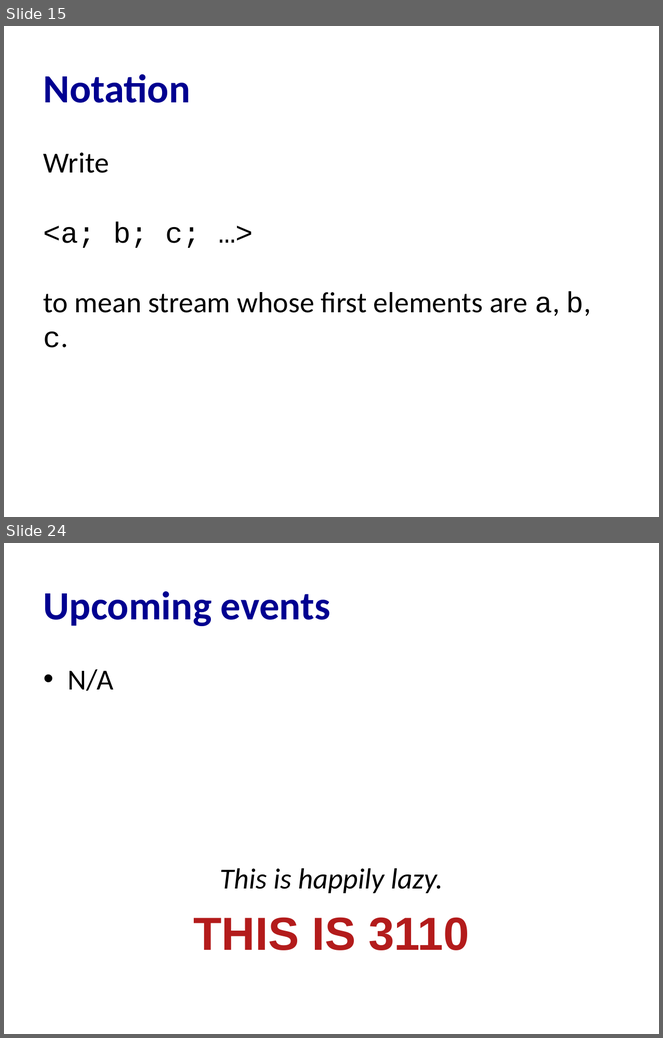
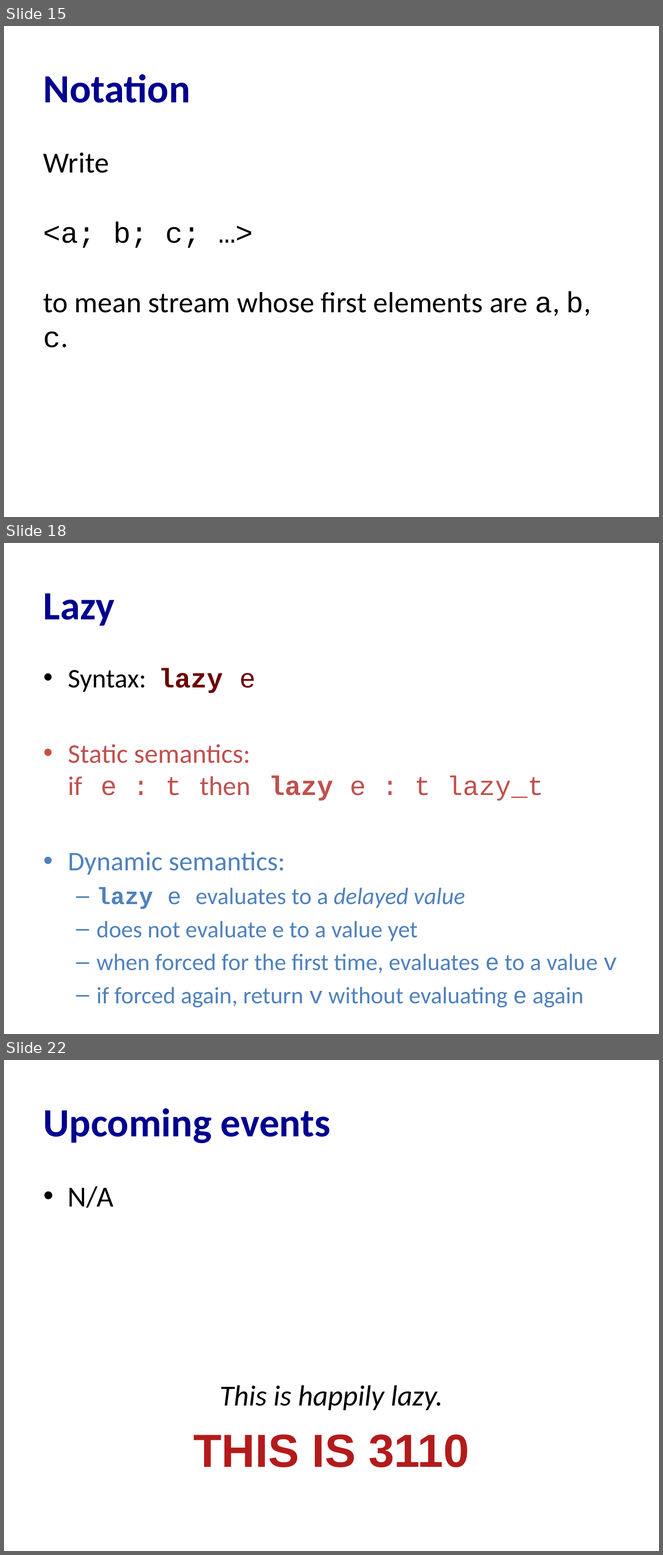
Before and after one commit to cs3110/materials-2019fa, a slide deck: 24-streams/lec.pptx. Shown one above the other, each under a label of ours: slides 15 and 24 before the commit, slides 15, 18 and 22 after it; the slides between them are not shown. The pictures are 663x1038 and 663x1555 pixels, drawn with LibreOffice and Linux fonts; fonts in the diff are those of the drawing. Boxes give left, top, right and bottom in pixels: in the first picture for what was removed or moved away, otherwise in the second. Text is boxed around its words. In the diff, an @@ line names an element or a change of style, - is before the commit and + after.

```diff
--- a/24-streams/lec.pptx
+++ b/24-streams/lec.pptx
@@ slide 18 added at bbox=[4, 543, 659, 1034], background #FFFFFF @@
@@ title added at bbox=[44, 593, 115, 626], 44 pt, text #000090, bold @@
+Lazy
@@ text added at bbox=[68, 668, 618, 1008], 25.9 pt, text #4F81BD @@
+• Syntax: lazy e
+• Static semantics:
+  if e : t then lazy e : t lazy_t
+• Dynamic semantics:
+  – lazy e evaluates to a delayed value
+  – does not evaluate e to a value yet
+  – when forced for the first time, evaluates e to a value v
+  – if forced again, return v without evaluating e again
@@ what was slide 24 is now slide 22 @@
```
Also in this commit, not shown: 4 slides changed, 4 other slides added, 7 slides removed, 2 other files.
